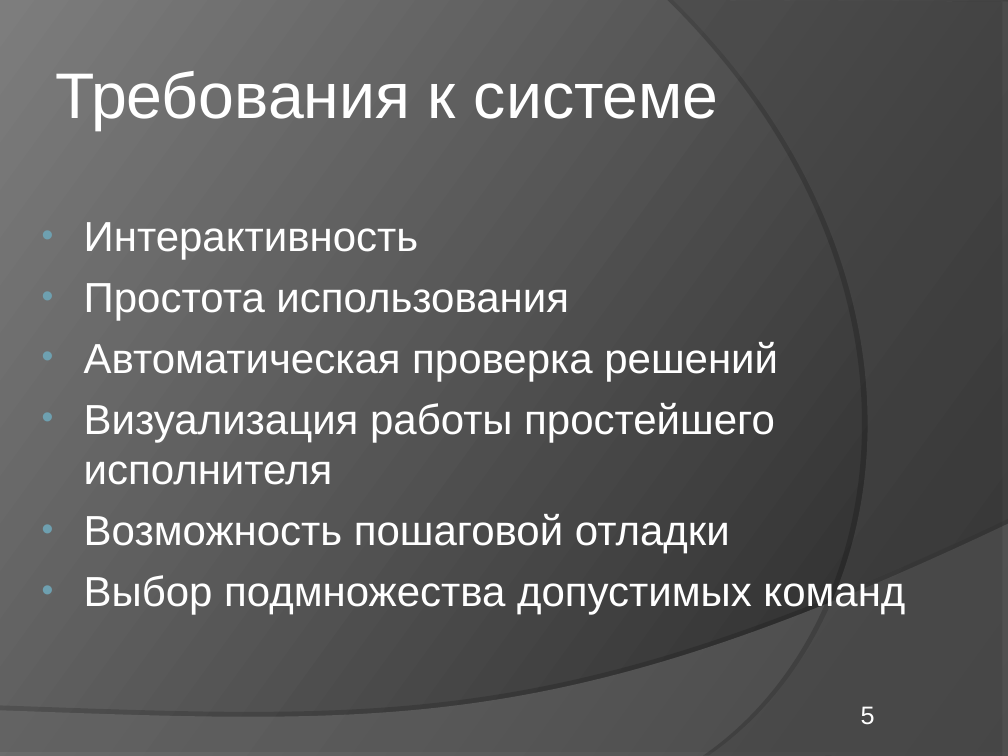
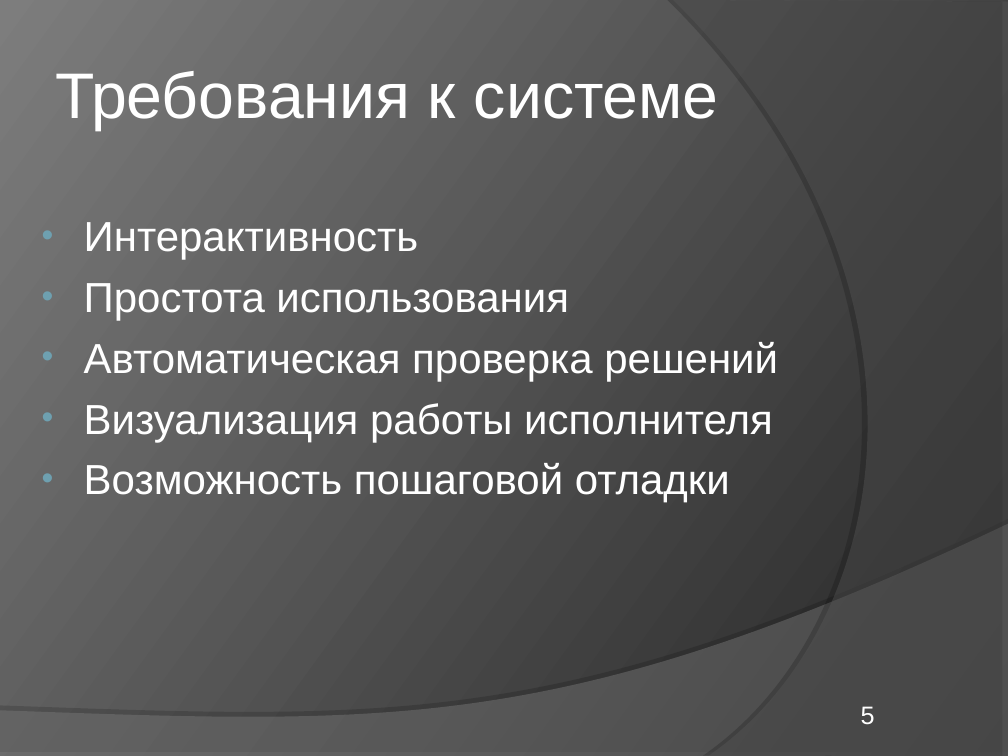
Before and after one commit to elvslv/DiplomaReport, a slide deck: slide 5 of C8503A_Vasilyeva_presentation.ppt. Drawn at 1008x756 pixels with LibreOffice and Linux fonts; fonts in the diff are those of the drawing. Boxes give left, top, right and bottom in pixels: in the first picture for what was removed or moved away, otherwise in the second. Text is boxed around its words. In the diff, an @@ line names an element or a change of style, - is before the commit and + after.

```diff
--- a/C8503A_Vasilyeva_presentation.ppt
+++ b/C8503A_Vasilyeva_presentation.ppt
@@ text at bbox=[84, 403, 773, 442]: text changed @@
-• Визуализация работы простейшего исполнителя
+• Визуализация работы исполнителя
@@ text at bbox=[84, 575, 905, 614]: paragraph removed @@
-• Выбор подмножества допустимых команд
```
Also in this commit, not shown: 1 other slide changed, 2 other files.
